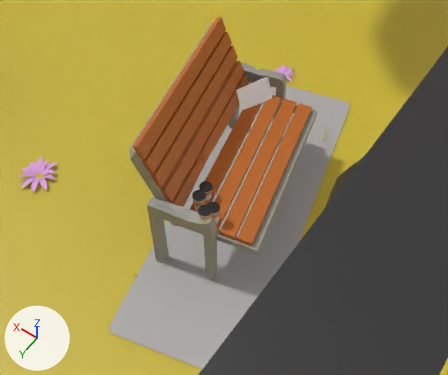
Before and after pictures for a commit that changed the Blender file public/scene.blend.
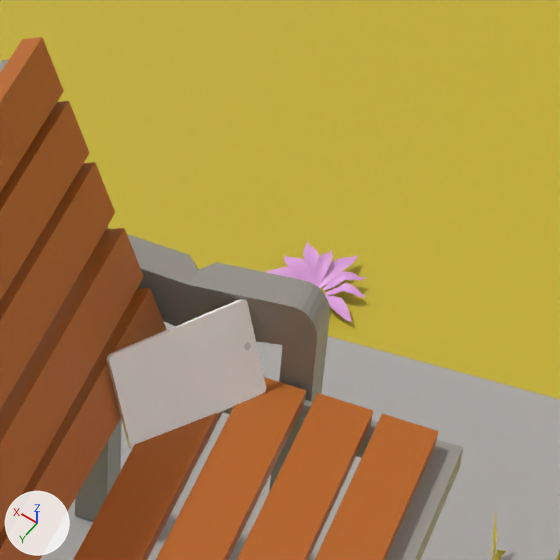
Old and new are each drawn from a camera (50 mm lens) standing at (4.74, -11.57, 6.91) and looking at (7.75, -15.78, 0.29) and again close up on the part from 47% to 76% of the width and 2% to 36% of the height. Arrows for +X, +Y and +Z are at lower left; the lights stay in place. The older version's two pictures come first.

In view in the first close-up: 'Plane', 'concrete_slab', 'park_bench', 'petals9', 'tablet_button' and 2 more.
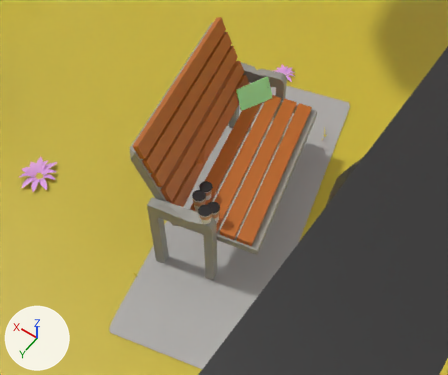
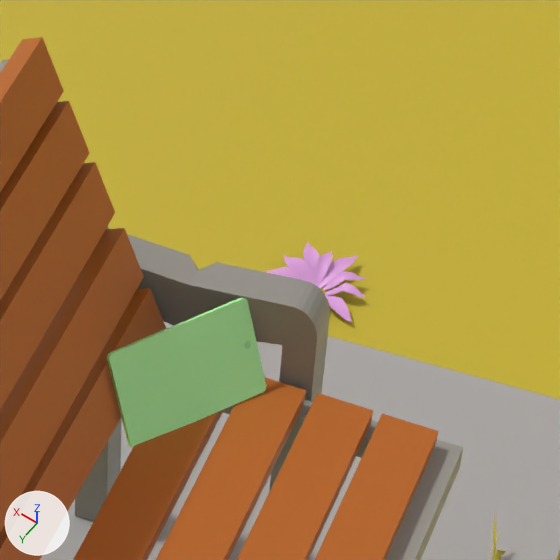
The change in detail:
Material 'tablet' (mat_tablet) changes colour from white #ffffff to green #b3ffad; in linear values from (1.0, 1.0, 1.0) to (0.451, 1.0, 0.418).
Object 'tablet_button' (ob_tablet_button) moves from (7.898, -17.023, 1.081) to (7.898, -17.023, 1.087).

Changed parts and their boxes [x1, y1, x2, y2] in the close-ups (560 x 560 px):
'tablet_button', recoloured, moved (light grey to green): before [107, 299, 266, 449]; after [107, 298, 266, 447]
